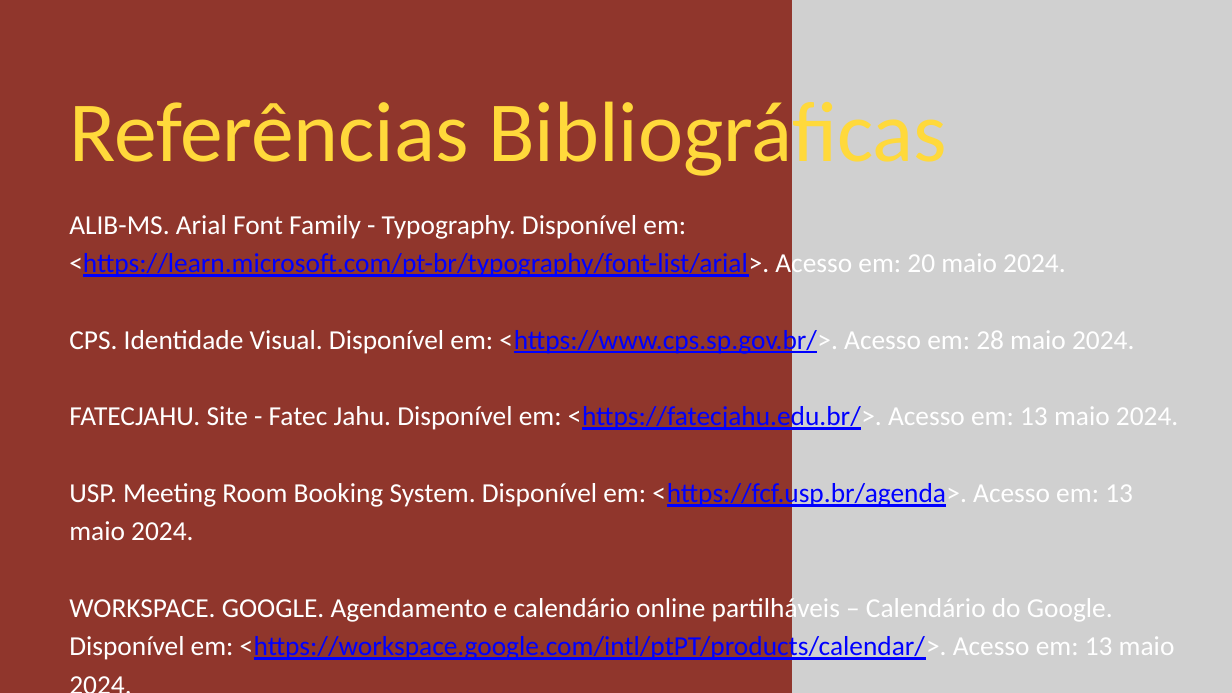
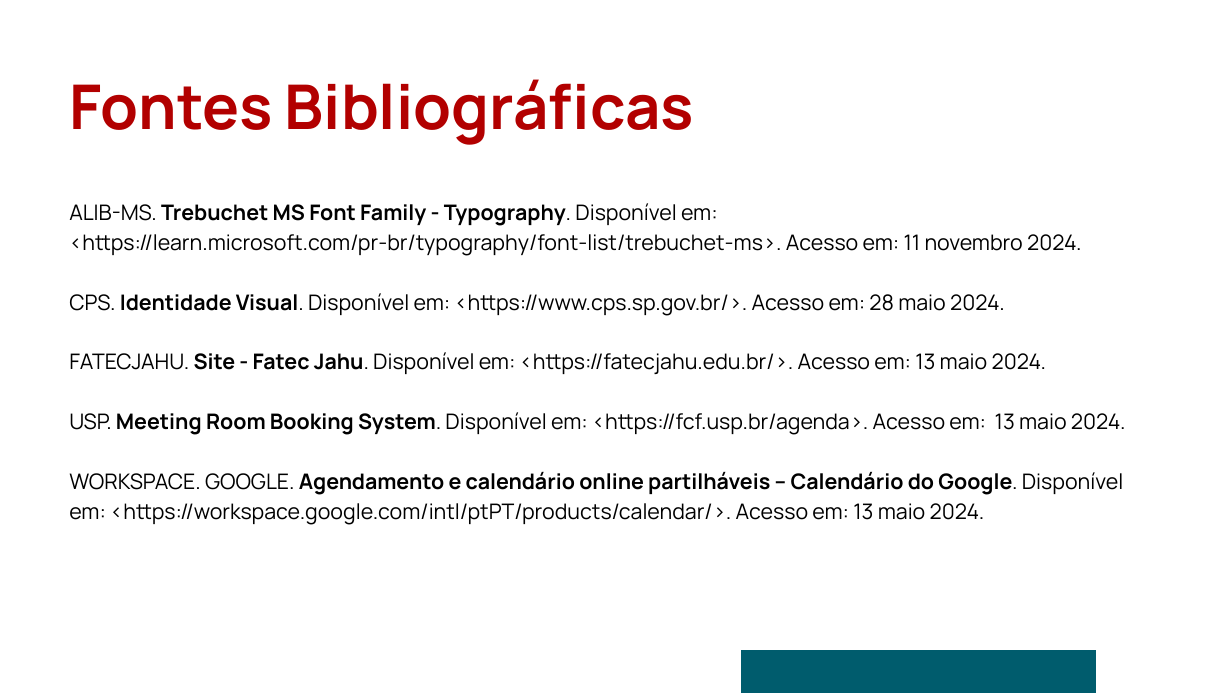
Before and after one commit to Agenda-Fatec/Documentos, a slide deck: slide 21 of Slides/PI.pptx (slide 15 before the commit). Drawn at 1232x693 pixels with LibreOffice and Linux fonts; fonts in the diff are those of the drawing; grey boxes stand for pictures. Boxes give left, top, right and bottom in pixels: in the first picture for what was removed or moved away, otherwise in the second. Text is boxed around its words. In the diff, an @@ line names an element or a change of style, - is before the commit and + after.

```diff
--- a/Slides/PI.pptx
+++ b/Slides/PI.pptx
@@ background #90362C to #FFFFFF @@
@@ picture removed at <box>792,0,1232,693</box> @@
@@ picture removed at <box>938,0,1232,693</box> @@
@@ text at <box>69,79,694,145</box>: text changed; size 100 to 72 pt; font Calibri to Manrope; text colour #FFD93B to #B20000; bold on @@
-Referências Bibliográficas
+Fontes Bibliográficas
@@ text at <box>69,203,1082,256</box>: text changed; size 32 to 25 pt; font Calibri to Manrope; text colour #FFFFFF to #000000 @@
-ALIB-MS. Arial Font Family - Typography. Disponível em: <https://learn.microsoft.com/pt-br/typography/font-list/arial>. Acesso em: 20 maio 2024.
+ALIB-MS. Trebuchet MS Font Family - Typography. Disponível em: <https://learn.microsoft.com/pr-br/typography/font-list/trebuchet-ms>. Acesso em: 11 novembro 2024.
@@ text at <box>69,293,1126,525</box>: size 32 to 25 pt, font Calibri to Manrope, text colour #FFFFFF to #000000 in "CPS. Identidade Visual. Disponível em: <https://www.cps.sp.g ...", "FATECJAHU. Site - Fatec Jahu. Disponível em: ...", "USP. Meeting Room Booking System. Disponível em: ...", "WORKSPACE. GOOGLE. Agendamento e calendário online partilháv ..."; text colour #0000FF to #000000, underline off in "<https://www.cps.sp.gov.br/>.", "<https://fatecjahu.edu.br/>.", "<https://fcf.usp.br/agenda>.", "<https://workspace.google.com/intl/ptPT/products/calendar/>."; bold on in "Identidade Visual.", "Site - Fatec Jahu.", "Meeting Room Booking System.", "Agendamento e calendário online partilháveis – Calendário ..."; line spacing 44.8pt to 35pt @@
@@ freeform shape added at <box>740,650,1096,693</box>, fill #005C6D @@
```
Also in this commit, not shown: 6 other slides changed, 15 slides added, 9 slides removed, 6 other files.
